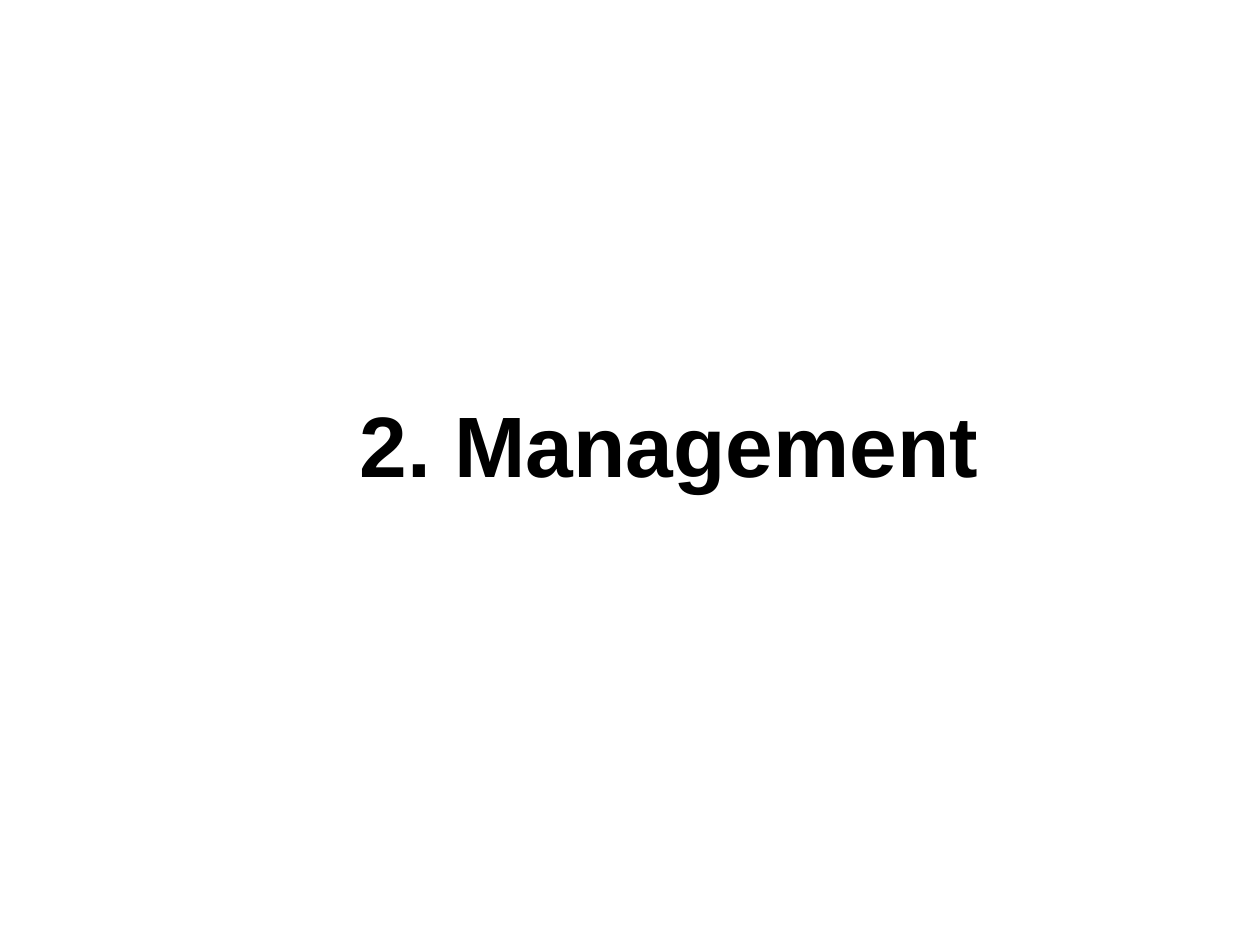
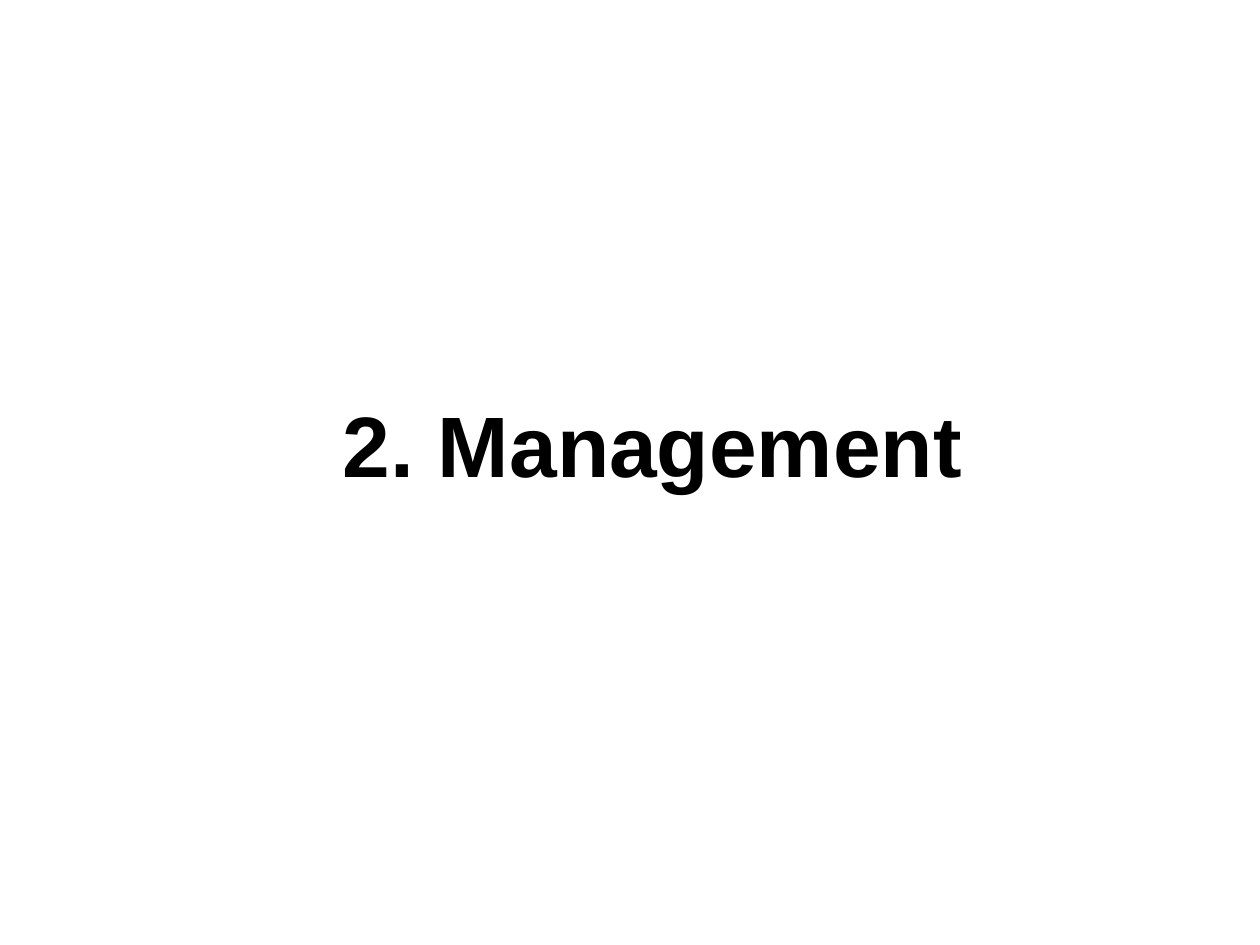
Before and after one commit to catherinemaglasang/e-store-by-scorpio, a slide deck: slide 10 of Presentation/SQAP.odp (slide 8 before the commit). Drawn at 1260x945 pixels with LibreOffice and Linux fonts; fonts in the diff are those of the drawing. Boxes give left, top, right and bottom in pixels: in the first picture for what was removed or moved away, otherwise in the second. Text is boxed around its words. In the diff, an @@ line names an element or a change of style, - is before the commit and + after.

```diff
--- a/Presentation/SQAP.odp
+++ b/Presentation/SQAP.odp
@@ free "2. Management": place and size @@
-free "2. Management" at box(336, 386, 991, 584)
+free "2. Management" at box(319, 386, 974, 573)
```
Also in this commit, not shown: 7 other slides changed, 9 slides added, 1 other file.
